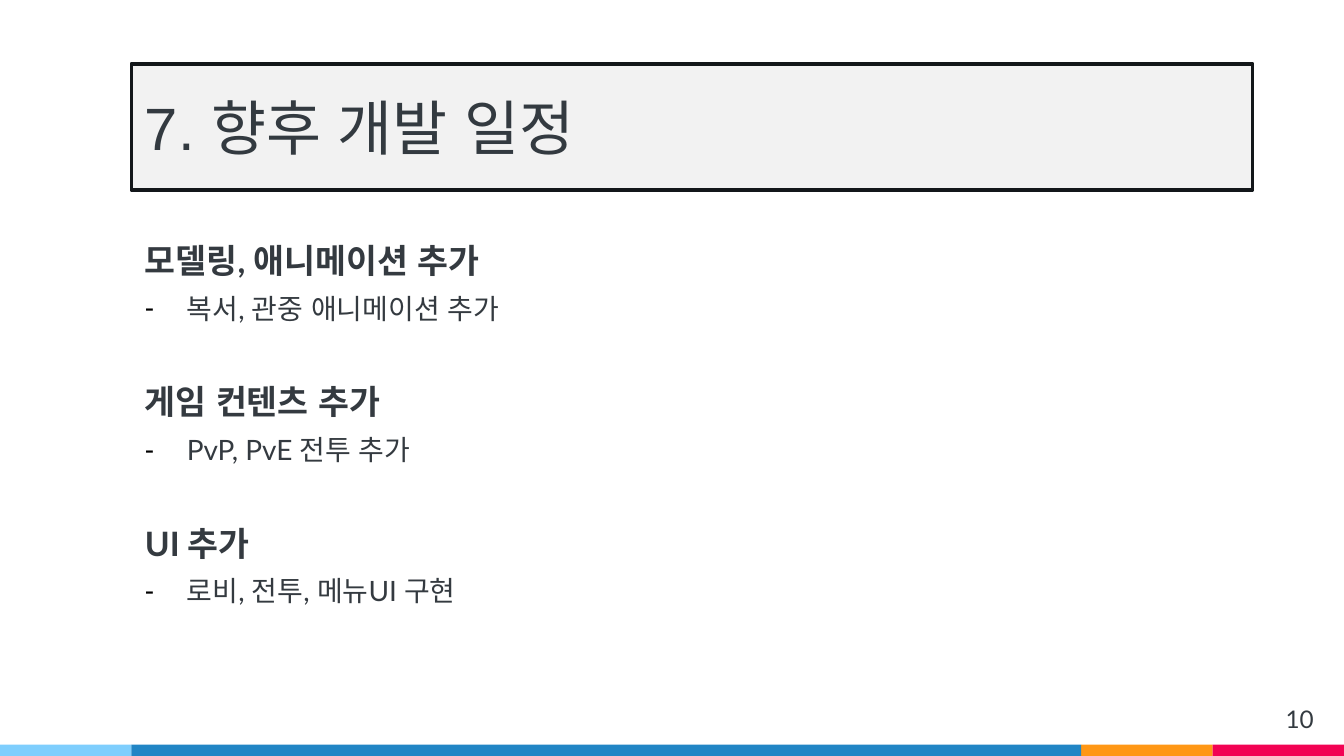
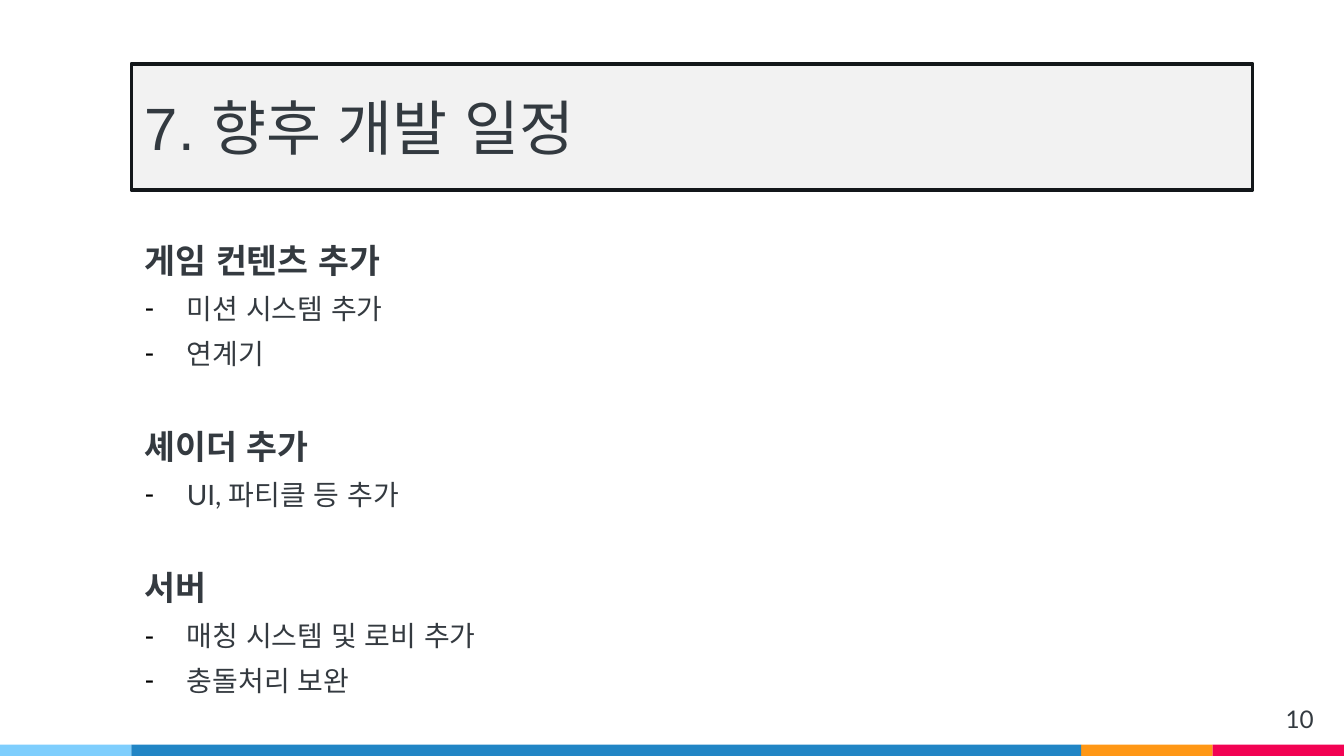
Before and after one commit to wsj2681/Anger_Control_Disoder, a slide deck: slide 10 of Capstone Design/발표자료/중간발표/v2.pptx. Drawn at 1344x756 pixels with LibreOffice and Linux fonts; fonts in the diff are those of the drawing. Boxes give left, top, right and bottom in pixels: in the first picture for what was removed or moved away, otherwise in the second. Text is boxed around its words. In the diff, an @@ line names an element or a change of style, - is before the commit and + after.

```diff
--- a/Capstone Design/발표자료/중간발표/v2.pptx
+++ b/Capstone Design/발표자료/중간발표/v2.pptx
@@ text at [145,245,500,323]: paragraphs removed @@
-모델링, 애니메이션 추가
-– 복서, 관중 애니메이션 추가
@@ text at [145,296,476,694]: text changed @@
-– PvP, PvE 전투 추가
-UI 추가
-– 로비, 전투, 메뉴UI 구현
+– 미션 시스템 추가
+– 연계기
+셰이더 추가
+– UI, 파티클 등 추가
+서버
+– 매칭 시스템 및 로비 추가
+– 충돌처리 보완
```
Also in this commit, not shown: 5 other slides changed, 2 slides added, 2 other files.
